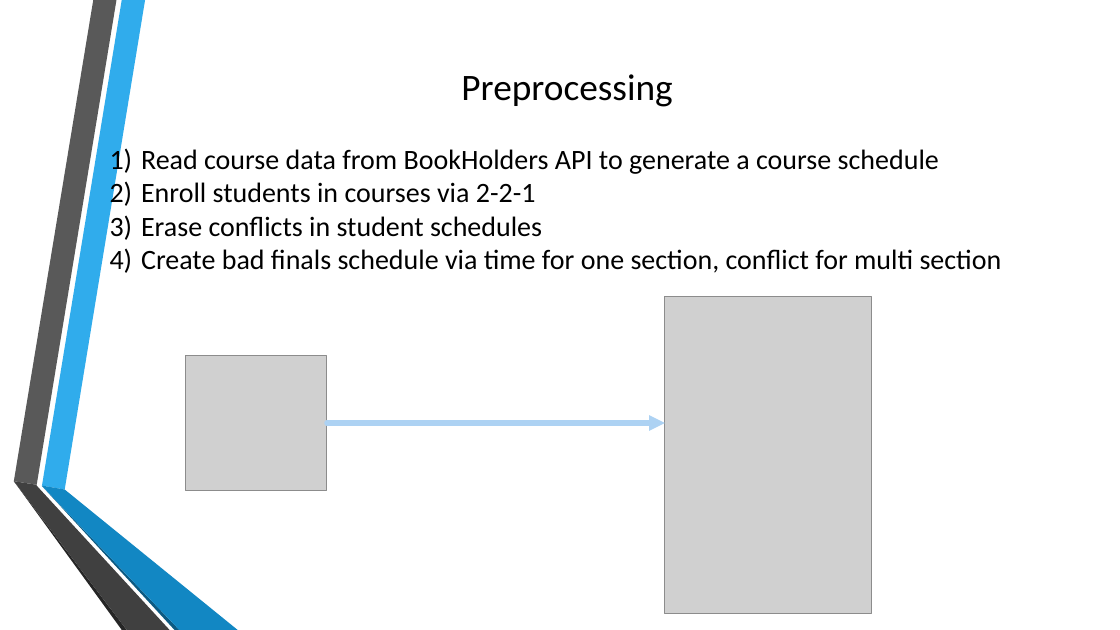
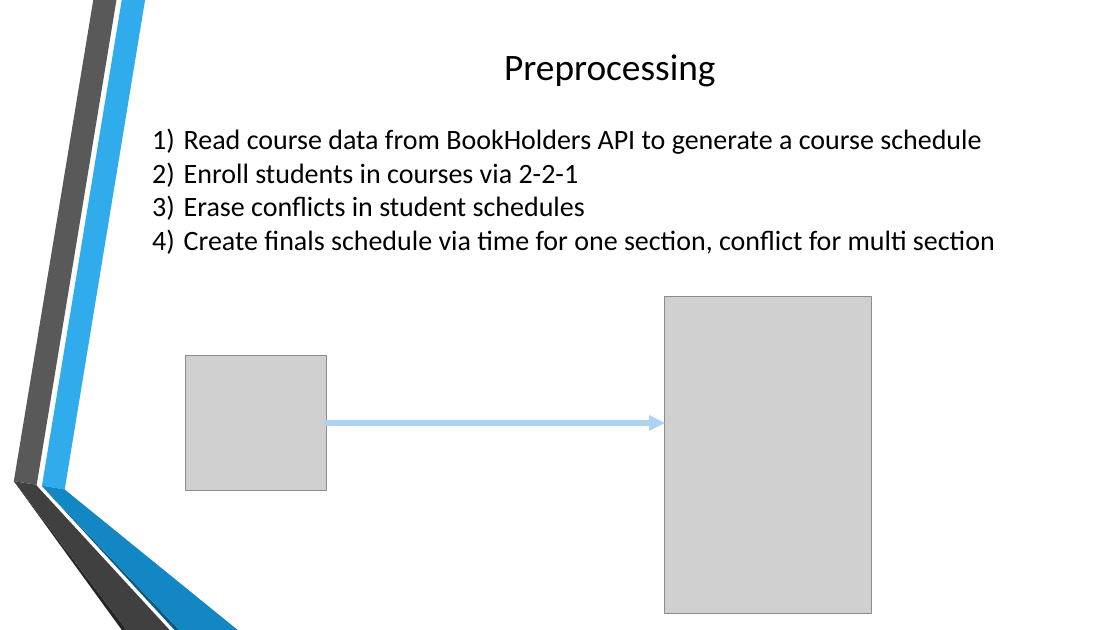
Before and after one commit to rumackaaron/JHacks2016, a slide deck: slide 3 of Making Finals not as Bad.pptx. Drawn at 1120x630 pixels with LibreOffice and Linux fonts; fonts in the diff are those of the drawing; grey boxes stand for pictures; background and template pictures are left out. Boxes give left, top, right and bottom in pixels: in the first picture for what was removed or moved away, otherwise in the second. Text is boxed around its words. In the diff, an @@ line names an element or a change of style, - is before the commit and + after.

```diff
--- a/Making Finals not as Bad.pptx
+++ b/Making Finals not as Bad.pptx
@@ text "Preprocessing": place and size @@
-text "Preprocessing" at bbox=[141, 74, 1002, 273]
+text "Preprocessing" at bbox=[184, 54, 995, 254]
@@ text at bbox=[184, 230, 995, 254]: text changed @@
-4) Create bad finals schedule via time for one section, conflict for multi section
+4) Create finals schedule via time for one section, conflict for multi section
```
Also in this commit, not shown: 7 other slides changed.
